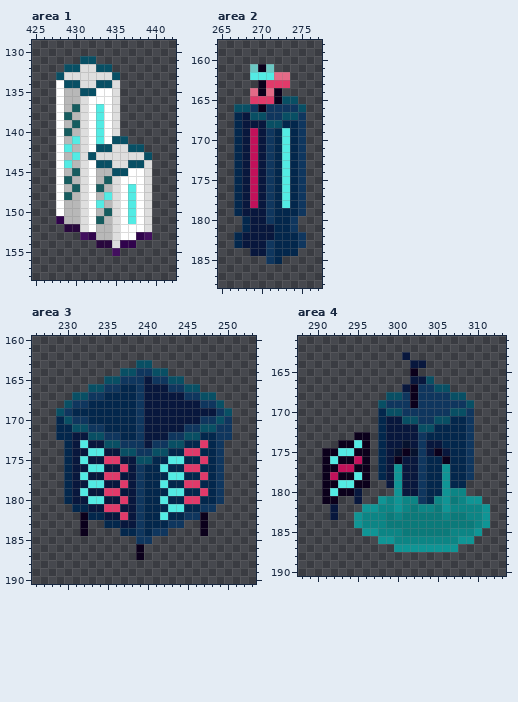
File history of a pixel-art file, tuskclimb/Graphics/tiles.aseprite. This is how it looked before the edit.
584x288 pixels, 1 frame. Shown: area 1: x 425..442, y 129..158; area 2: x 265..277, y 158..188; area 3: x 226..253, y 160..190; area 4: x 288..313, y 161..190. The commit also changed other parts of the picture, which this record leaves out.
And afterwards:
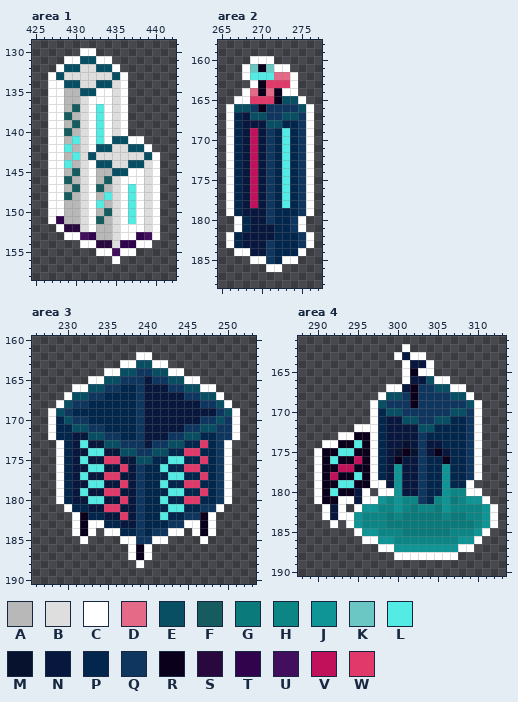
Palette (. is transparent): A #b8b8b8  B #dedede  C #ffffff  D #e46a87  E #084f64  F #165c5f  G #0b7a7a  H #0c8585  J #0f9595  K #6bc7c3  L #53ebe4  M #06122e  N #08173d  P #03274c  Q #0f365e  R #0b001b  S #28083d  T #30034c  U #420f5e  V #c1115a  W #e13a6a
The edit:
Area 1:
y 130: x 431..432 .. -> CC
y 131: x 429..430 .. -> CC; x 433..434 .. -> CC
y 132: x 428 . -> C; x 435 . -> C
y 133..140: x 427 . -> C; x 436 . -> C
y 141: x 427 . -> C; x 437..438 .. -> CC
y 142: x 427 . -> C; x 439 . -> C
y 143..151: x 427 . -> C; x 440 . -> C
y 152: x 428 . -> C; x 440 . -> C
y 153: x 429..430 .. -> CC; x 440 . -> C
y 154: x 431..432 .. -> CC; x 438..439 .. -> CC
y 155: x 433..434 .. -> CC; x 436..437 .. -> CC
y 156: x 435 . -> C
Area 2:
y 160: x 269..271 ... -> CCC
y 161: x 268 . -> C; x 272..273 .. -> CC
y 162: x 268 . -> C; x 274 . -> C
y 163: x 269 . -> C; x 274 . -> C
y 164: x 268 . -> C; x 273..274 .. -> CC
y 165: x 267..268 .. -> CC; x 275 . -> C
y 166..179: x 266 . -> C; x 276 . -> C
y 180..181: x 267 . -> C; x 275 . -> C
y 182..183: x 266 . -> C; x 276 . -> C
y 184: x 267..268 .. -> CC; x 275 . -> C
y 185: x 269..270 .. -> CC; x 273..274 .. -> CC
y 186: x 271..272 .. -> CC
Area 3:
y 162: x 239..240 .. -> CC
y 163: x 237..238 .. -> CC; x 241..242 .. -> CC
y 164: x 235..236 .. -> CC; x 243..244 .. -> CC
y 165: x 233..234 .. -> CC; x 245..246 .. -> CC
y 166: x 231..232 .. -> CC; x 247..248 .. -> CC
y 167: x 230 . -> C; x 249 . -> C
y 168: x 229 . -> C; x 250 . -> C
y 169..172: x 228 . -> C; x 251 . -> C
y 173..180: x 229 . -> C; x 250 . -> C
y 181: x 230 . -> C; x 249 . -> C
y 182: x 231 . -> C; x 248 . -> C
y 183: x 231 . -> C; x 233..234 .. -> CC; x 245..246 .. -> CC; x 248 . -> C
y 184: x 231 . -> C; x 233 . -> C; x 235..236 .. -> CC; x 243..244 .. -> CC; x 246 . -> C; x 248 . -> C
y 185: x 232 . -> C; x 237..238 .. -> CC; x 241..242 .. -> CC; x 247 . -> C
y 186..187: x 238 . -> C; x 240 . -> C
y 188: x 239 . -> C
Area 4:
y 162: x 301 . -> C
y 163: x 300 . -> C; x 302..303 .. -> CC
y 164: x 301 . -> C; x 304 . -> C
y 165: x 301 . -> C; x 303..304 .. -> CC
y 166: x 301 . -> C; x 305..306 .. -> CC
y 167: x 299..300 .. -> CC; x 307..308 .. -> CC
y 168: x 298 . -> C; x 309 . -> C
y 169..171: x 297 . -> C; x 310 . -> C
y 172: x 295..297 ... -> CCC; x 310 . -> C
y 173: x 293..294 .. -> CC; x 297 . -> C; x 310 . -> C
y 174: x 291..292 .. -> CC; x 297 . -> C; x 310 . -> C
y 175..178: x 290 . -> C; x 297 . -> C; x 310 . -> C
y 179: x 290 . -> C; x 297..298 .. -> CC; x 309 . -> C
y 180: x 290 . -> C; x 296 . -> C; x 298..299 .. -> CC; x 309..310 .. -> CC
y 181: x 290 . -> C; x 293..294 .. -> CC; x 296..297 .. -> CC; x 311 . -> C
y 182: x 291 . -> C; x 293 . -> C; x 295 . -> C; x 312 . -> C
y 183: x 291 . -> C; x 293..294 .. -> CC; x 312 . -> C
y 184: x 292 . -> C; x 294 . -> C; x 312 . -> C
y 185: x 295 . -> C; x 311 . -> C
y 186: x 296..297 .. -> CC; x 310 . -> C
y 187: x 298..299 .. -> CC; x 308..309 .. -> CC
y 188: x 300..307 ........ -> CCCCCCCC
